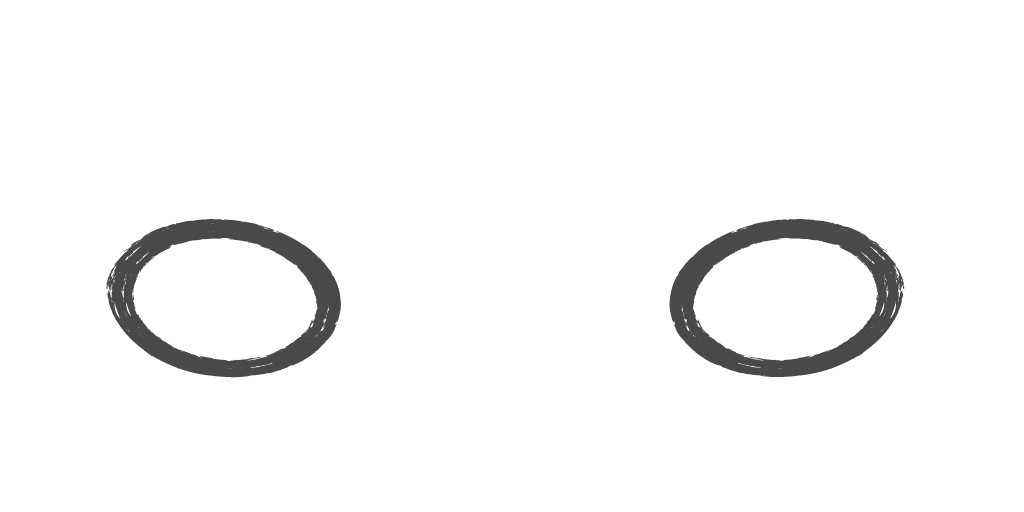
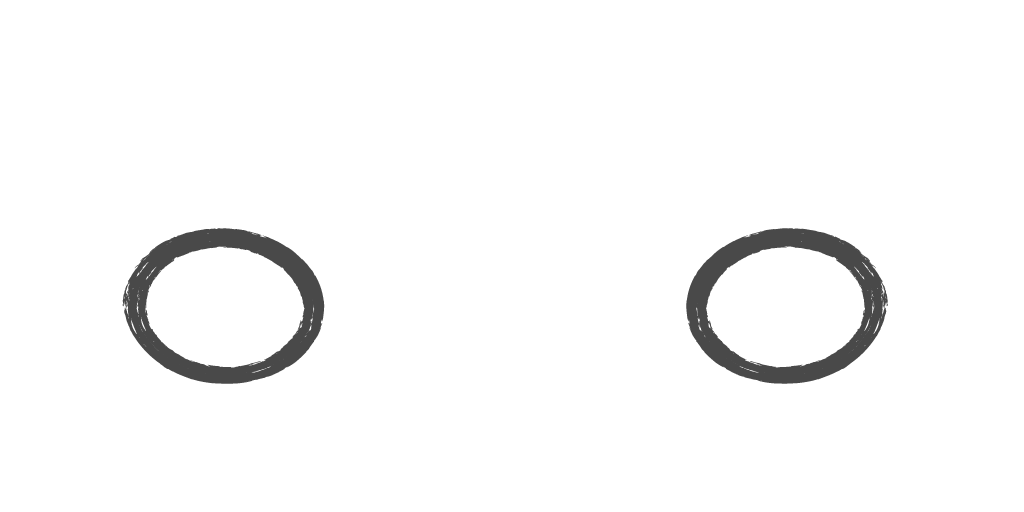
Layer changes from the first 1024 x 512 image to the second:
painted on "ベクトルスマートオブジェクト のコピー 10" over bbox(682, 227, 892, 376)
painted on "ベクトルスマートオブジェクト のコピー 9" over bbox(669, 219, 905, 384)
painted on "ベクトルスマートオブジェクト のコピー 8" over bbox(118, 227, 329, 376)
painted on "ベクトルスマートオブジェクト" (1st of 3) over bbox(106, 219, 341, 384)
